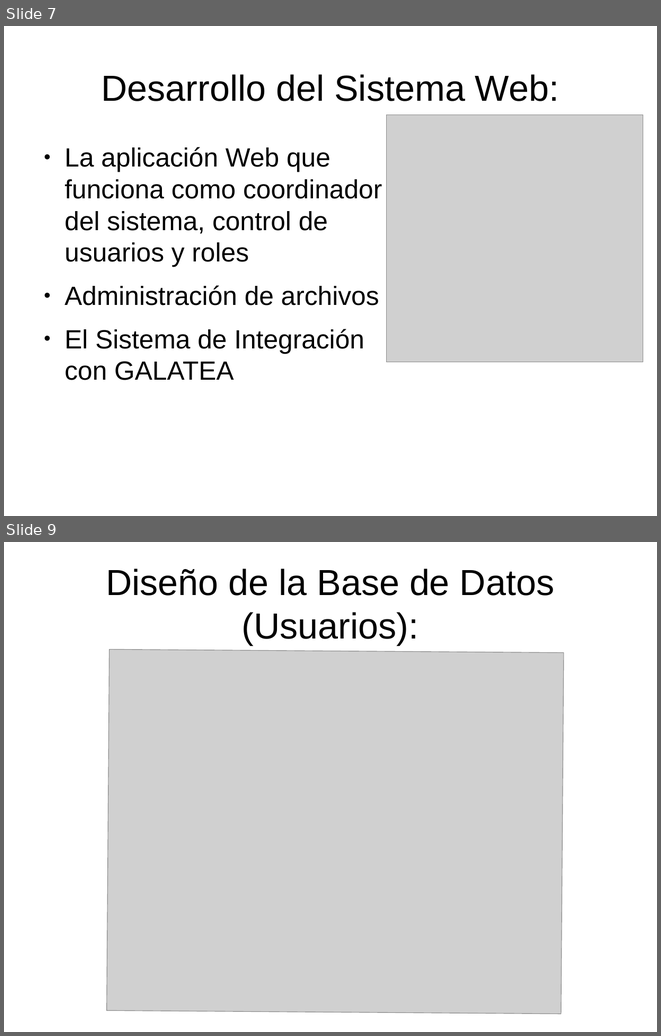
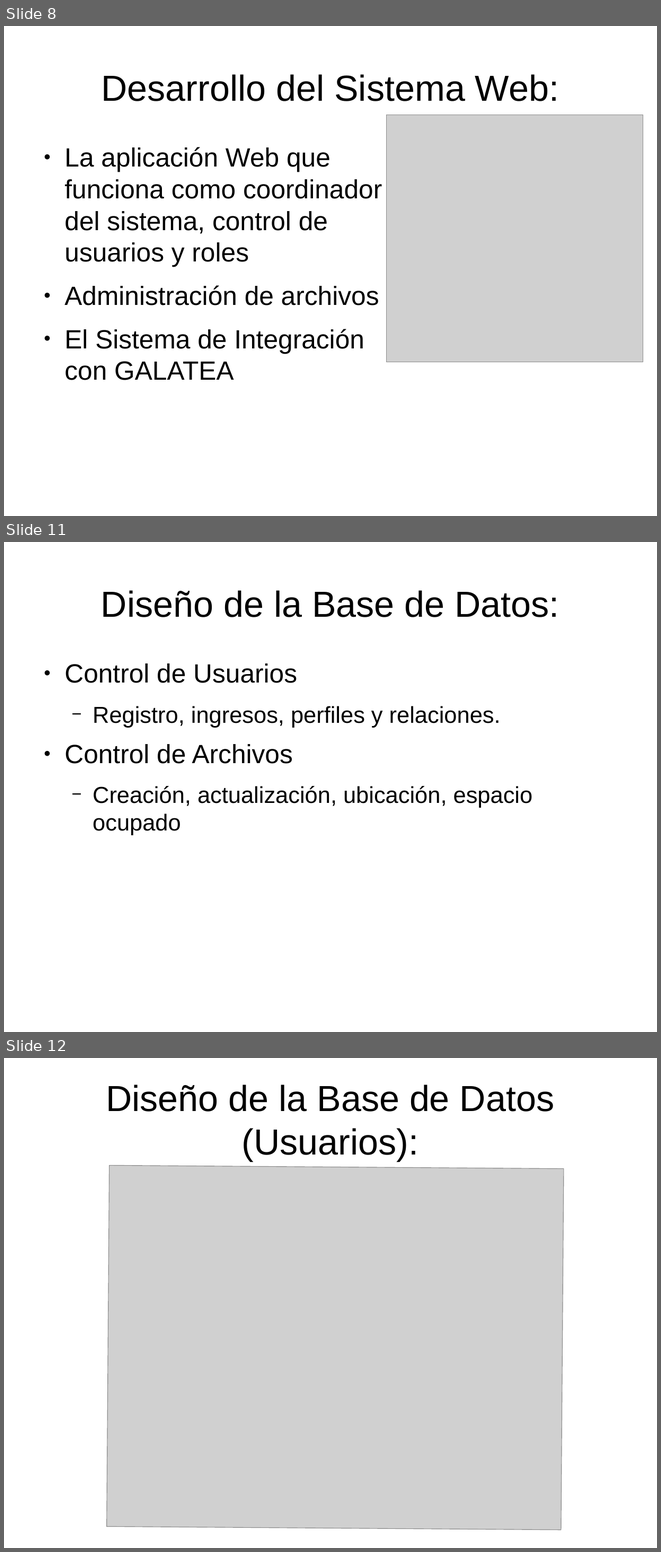
Before and after one commit to velasquezerik/tesis-doc, a slide deck: Presentacion/Presentacion Tesis.odp. Shown one above the other, each under a label of ours: slides 7 and 9 before the commit, slides 8, 11 and 12 after it; the slides between them are not shown. The pictures are 661x1036 and 661x1552 pixels, drawn with LibreOffice and Linux fonts; fonts in the diff are those of the drawing; grey boxes stand for pictures. Boxes give left, top, right and bottom in pixels: in the first picture for what was removed or moved away, otherwise in the second. Text is boxed around its words. In the diff, an @@ line names an element or a change of style, - is before the commit and + after.

```diff
--- a/Presentacion/Presentacion Tesis.odp
+++ b/Presentacion/Presentacion Tesis.odp
@@ slide 11 added at (4, 542, 657, 1032), background #FFFFFF @@
@@ title added at (101, 590, 559, 617), 44 pt, text #000000 @@
+Diseño de la Base de Datos:
@@ text added at (64, 663, 533, 835), 28 pt, text #000000 @@
+● Control de Usuarios
+  − Registro, ingresos, perfiles y relaciones.
+● Control de Archivos
+  − Creación, actualización, ubicación, espacio ocupado
@@ what was slide 7 is now slide 8 @@
@@ what was slide 9 is now slide 12 @@
```
Also in this commit, not shown: 1 slide changed, 3 other slides added, 1 other file.
